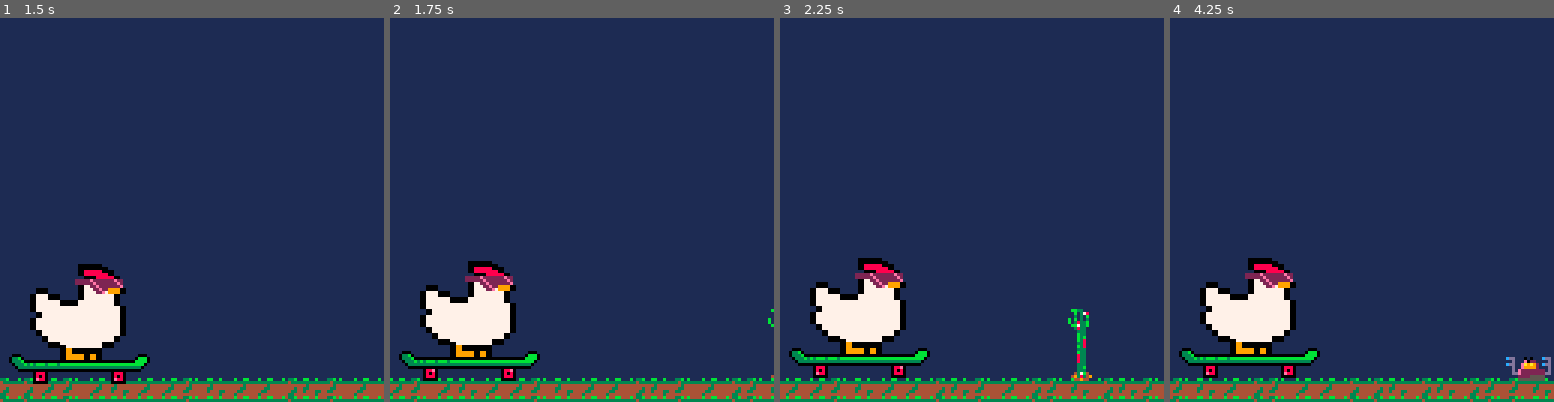
Above: before the commit, frames 1-4 (left to right).
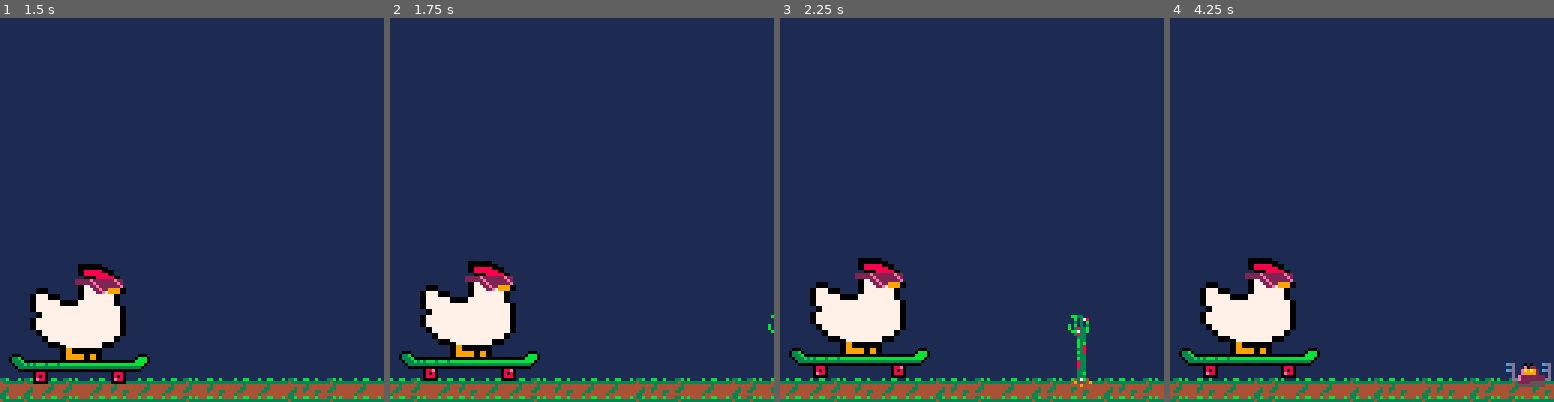
Above: after the commit, the same moments.

Repository: StevenCollins/rad-chicken
Game: PICO-8 cartridge rc.p8
The game is run twice, just before and just after one commit, with the same random seed, the same clock (stepped at 60 frames per second) and the same inputs.
Inputs:
- Up to frame 1 (1.5 s): tap O (Z key) at 0.7 s
- Up to frame 2 (1.75 s): tap O (Z key) at 1.7 s
- Up to frame 3 (2.25 s): tap O (Z key) at 2.1 s
- Up to frame 4 (4.25 s): tap O (Z key) every 0.4 s from 2.5 to 4.1 s

Frame 1 is identical in both runs. In frame 2, less than 0.1% of the frame differs, in the area x 98-100%, y 75-96%; in frame 3, 0.4%; in frame 4, 0.5%, in the area x 87-100%, y 88-97%.

Commit message:
Pixel perfect collision detection!
Also moved obstacle position calculation into a function,
shortened "ground_" to "g_",
pulled some constants into variables,
and improved some variable names.

Diff:
--- a/rc.p8
+++ b/rc.p8
@@ -3,10 +3,13 @@
 __lua__
 -- rad chicken
 -- rubber chicken studios
+bg_colour=1
+trans_colour=15
+
 function _init()
  -- set transparency.
 	palt(0,false)
-	palt(15,true)
+	palt(trans_colour,true)
 
 	make_chicken()
 	make_ground()
@@ -21,11 +24,13 @@
 
 function _draw()
 	-- clear screen to bg colour.
-	cls(1)
+	cls(bg_colour)
 	-- draw everything else.
 	draw_ground()
 	draw_chicken()
 	draw_obstacles()
+
+	-- print(stat(1)) -- cpu usage
 end
 -->8
 -- chicken
@@ -115,8 +120,8 @@
 -->8
 -- ground
 -- init constants.
-ground_sprites={4,5,6,7}
-ground_speed=2
+g_sprites={4,5,6,7}
+g_speed=2
 
 function make_ground()
 	g={}
@@ -126,17 +131,17 @@
 	-- for the width of the screen plus 1 sprites,
 	-- select a random ground sprite.
 	for i=1,17 do
-		g.sprites[i]=rnd(ground_sprites)
+		g.sprites[i]=rnd(g_sprites)
 	end
 end
 
 function move_ground()
 	-- increment or reset step counter.
-	g.step=(g.step+ground_speed)%8
+	g.step=(g.step+g_speed)%8
 	-- if we just reset...
 	if (g.step==0) then
 		-- add new sprite,
-		add(g.sprites,rnd(ground_sprites))
+		add(g.sprites,rnd(g_sprites))
 		-- remove first sprite.
 		del(g.sprites,g.sprites[1])
 	end
@@ -160,7 +165,8 @@
 	 {30,31}}
 }
 o_overhang=2 -- leftside buffer so onscreen obstacles don't disappear.
-o_cntdn_min=12 -- minimum spritewidths until next obstacle
+o_offset=3 -- push obstacles slightly into ground.
+o_cntdn_min=12 -- minimum spritewidths until next obstacle.
 o_cntdn_max=20 -- maximum ...
 
 function make_obstacles()
@@ -199,15 +205,54 @@
 			-- get obstacle sprite table.
 			ost=o_sprites[obstacle]
 			-- draw sprites in ost.
-			for y, row in ipairs(ost) do
-				for x, sprite in ipairs(row) do
+			for spr_y, row in ipairs(ost) do
+				for spr_x, sprite in ipairs(row) do
 					if (sprite>0) then -- don't draw empty sprites.
-						spr(sprite,obs_x*8+x*8-8*o_overhang-8-g.step,113-#ost*8+y*8)
+						local x=o_x_pos(obs_x,spr_x)
+						local y=o_y_pos(15,spr_y)
+						if (detect_collision(sprite,x,y)) then
+							-- print("dead")
+						end
+						spr(sprite,x,y)
 					end
 				end
 			end
 		end
 	end
+end
+
+function o_x_pos(obs_x,spr_x)
+	return
+			obs_x*8 -- obstacle x position within screen.
+			+spr_x*8 -- sprite x position within obstacle.
+			-o_overhang*8 -- offset left for overhang.
+			-8	-- arrays should start at 0.
+			-g.step -- offset for scrolling animation.
+end
+
+function o_y_pos(obs_y,spr_y)
+	return
+			obs_y*8 -- obstacle y position within screen.
+			+spr_y*8 -- sprite y position within obstacle.
+			-#ost*8 -- top of sprite first, so go up by sprite height.
+			+o_offset -- offset obstacles slightly into ground.
+			-8	-- arrays should start at 0.
+end
+
+-- detect collision by checking if any pixels to be drawn over are already a non-bg colour.
+function detect_collision(sprite,x,y)
+	for pxl_y=0,7 do
+		for pxl_x=0,7 do
+			if (x+pxl_x>0 and x+pxl_x<64 and y+pxl_y<120) then -- is the obstacle where the chicken could be?
+				if (sget((sprite%16)*8+pxl_x,flr(sprite/16)*8+pxl_y)!=trans_colour) then -- is the obstacle not transparent on the pixel we're checking?
+					if (pget(x+pxl_x,y+pxl_y)!=bg_colour) then -- is the pixel we're checking not the bg colour?
+						return true -- then it's a collision.
+					end
+				end
+			end
+		end
+	end
+	return false
 end
 __gfx__
 ffffffffffffffff00000000fffffffffbbffbffffbffbbfffbf33bff33bfbffffffafffcddfff0f0fffcddffbb33fffffffffffffffffffffffffffffff6666
